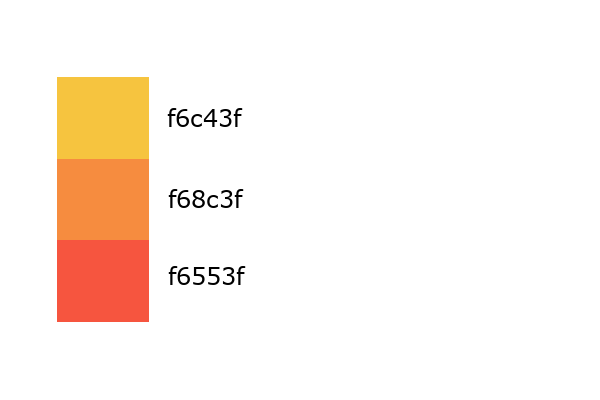
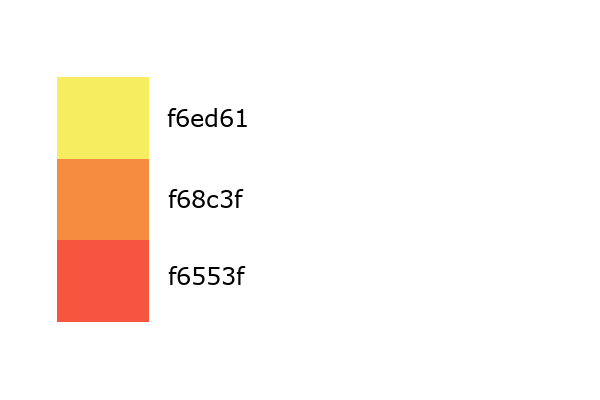
Comparing the layer stacks of the two 600 × 400 images. Changes:
renamed "f6c43f" to "f6ed61", painted on it over [left=191, top=108, right=247, bottom=127]
painted on "Camada #1" over [left=57, top=77, right=149, bottom=159]
